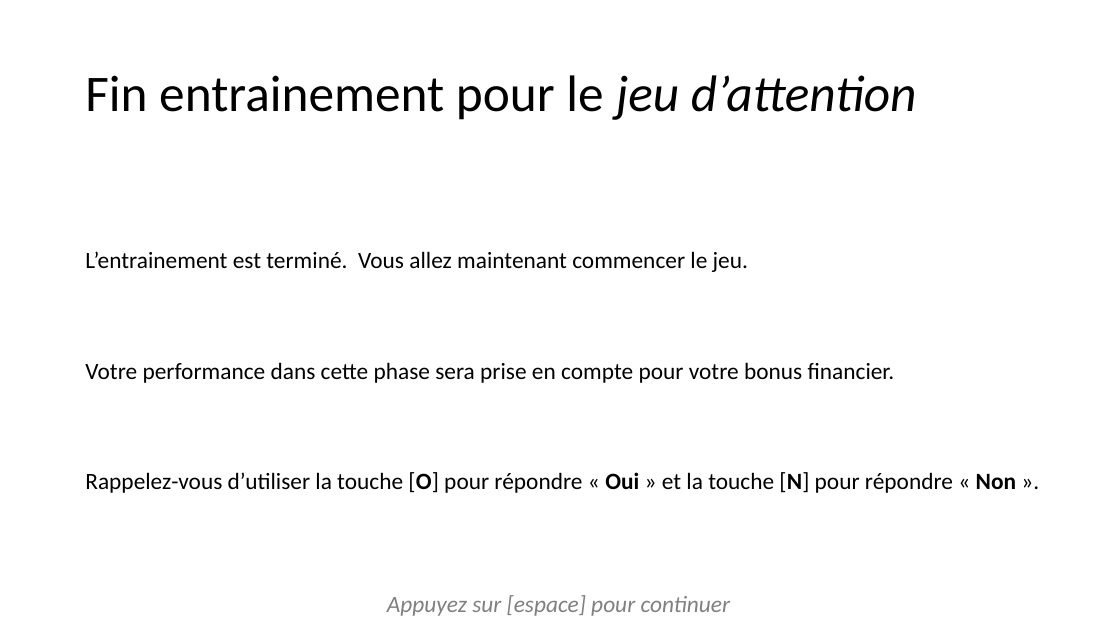
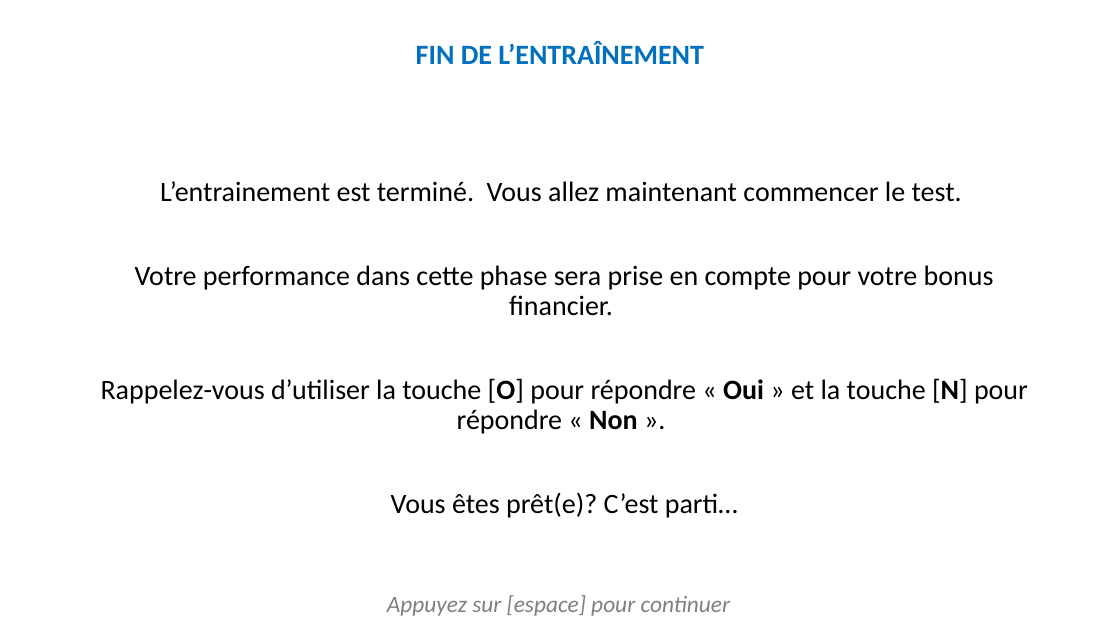
Before and after one commit to MBB-team/Online_Testing, a slide deck: slide 9 of src/Emotion_Regulation_JS/instructions/instructionsDiapo.pptx (slide 7 before the commit). Drawn at 1120x630 pixels with LibreOffice and Linux fonts; fonts in the diff are those of the drawing. Boxes give left, top, right and bottom in pixels: in the first picture for what was removed or moved away, otherwise in the second. Text is boxed around its words. In the diff, an @@ line names an element or a change of style, - is before the commit and + after.

```diff
--- a/src/Emotion_Regulation_JS/instructions/instructionsDiapo.pptx
+++ b/src/Emotion_Regulation_JS/instructions/instructionsDiapo.pptx
@@ text added at <box>416,41,704,64</box>, 24 pt, text #0070C0, bold @@
+FIN DE L’ENTRAÎNEMENT
@@ title removed at <box>85,75,917,120</box> @@
-Fin entrainement pour le jeu d’attention
@@ text "L’entrainement est terminé. Vous allez ...": place and size @@
-text "L’entrainement est terminé. Vous allez ..." at <box>85,251,1016,493</box>
+text "L’entrainement est terminé. Vous allez ..." at <box>101,181,1028,518</box>
@@ text at <box>160,181,962,202</box>: text changed; size 20 to 24 pt @@
-L’entrainement est terminé. Vous allez maintenant commencer le jeu.
+L’entrainement est terminé. Vous allez maintenant commencer le test.
@@ text at <box>101,265,1028,434</box>: size 20 to 24 pt in "Votre performance dans cette phase sera prise ...", "Rappelez-vous d’utiliser la touche [O] pour répondre ..."; alignment left to centre @@
@@ text at <box>391,492,738,518</box>: paragraph added @@
+Vous êtes prêt(e)? C’est parti…
```
Also in this commit, not shown: 5 other slides changed, 4 slides added, 2 slides removed, 16 other files.
